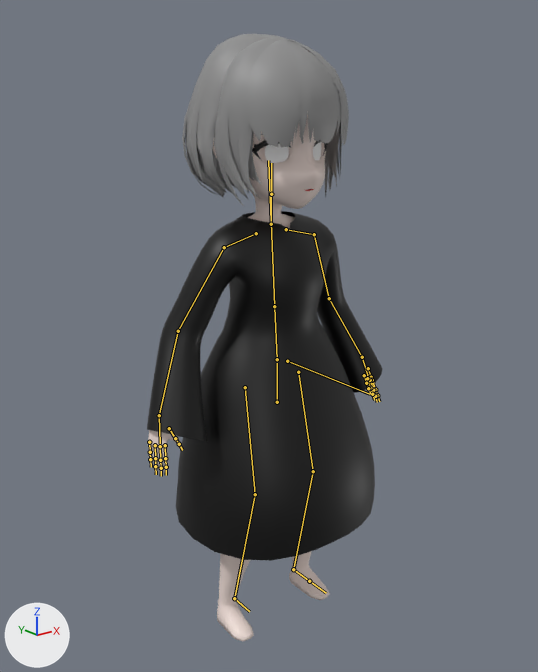
One commit to the FBX model HDB/Content/Asset/Character/Charactor.fbx: the scene before it, then after it.
One viewpoint serves both versions: a camera (50 mm lens) standing at (-0.952, -1.173, 1.147) and looking at (-0.007, 0.008, 0.674). The axes (+X, +Y, +Z) are drawn at lower left. The lights are the same throughout. The picture after the commit comes second. Both versions are drawn at the pose saved in each file; the numbers are the values there. The bones that change, and the others that lie on the model, are drawn over the model as lines.

In view in the first picture: 'HDB_Body', 'HDB_Cloth', 'HDB_Eye', 'HDB_HairBack', 'HDB_HairBang', 'HDB_HairFront', 'HDB_HairFront.001', 'HDB_Head'.
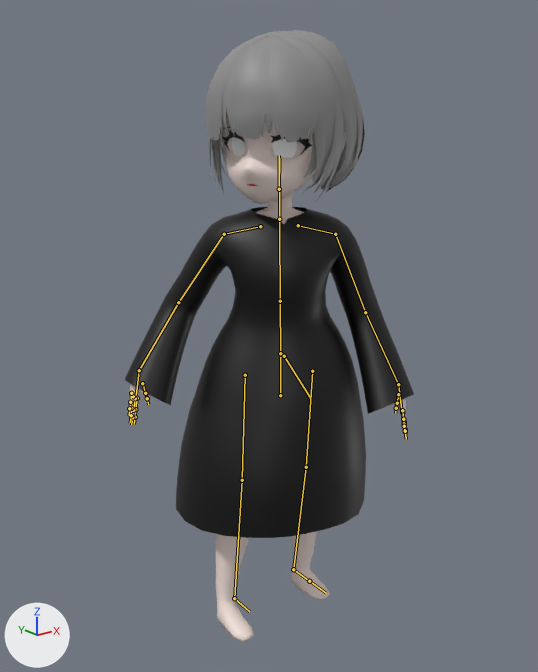
Scene script edits in JSON lines:
```json
{"block": "bone_center", "where": "bone_center = bpy.data.objects['HDB_Armature'].pose.bones['Center']  # child of 'Root'"}
{"op": "set", "path": "bone_center.location", "old": "(0.0, 1.2, 0.8)", "new": "(0.0, 0.0, 0.0)"}
{"op": "set", "path": "bone_center.rotation_quaternion", "old": "(1.0, 0.0, 0.0, 0.0)", "new": "(0.97, 0.0, 0.0, 0.243)", "note": "degrees (0, 0, 0) -> degrees (0, 0, 28)"}
{"block": "bone_upperleg_r", "where": "bone_upperleg_r = bpy.data.objects['HDB_Armature'].pose.bones['UpperLeg.R']  # child of 'Hip'"}
{"op": "set", "path": "bone_upperleg_r.rotation_quaternion", "old": "(0.999, 0.037, 0.003, -0.002)", "new": "(0.999, 0.028, -0.022, -0.017)", "note": "degrees (4, 0, 0) -> degrees (3, -2, -2)"}
{"block": "bone_lowerleg_r", "where": "bone_lowerleg_r = bpy.data.objects['HDB_Armature'].pose.bones['LowerLeg.R']  # child of 'UpperLeg.R'"}
{"op": "set", "path": "bone_lowerleg_r.rotation_quaternion", "old": "(0.996, -0.002, 0.0, -0.084)", "new": "(0.999, 0.001, 0.0, 0.032)", "note": "degrees (0, 0, -10) -> degrees (0, 0, 4)"}
{"block": "bone_foot_r", "where": "bone_foot_r = bpy.data.objects['HDB_Armature'].pose.bones['Foot.R']  # child of 'LowerLeg.R'"}
{"op": "set", "path": "bone_foot_r.rotation_quaternion", "old": "(0.999, -0.048, -0.001, -0.005)", "new": "(0.973, 0.053, 0.033, -0.221)", "note": "degrees (-5, 0, -1) -> degrees (5, 5, -25)"}
{"block": "bone_upperleg_l", "where": "bone_upperleg_l = bpy.data.objects['HDB_Armature'].pose.bones['UpperLeg.L']  # child of 'Hip'"}
{"op": "set", "path": "bone_upperleg_l.rotation_quaternion", "old": "(0.999, 0.037, -0.003, 0.002)", "new": "(0.997, -0.059, 0.0, -0.04)", "note": "degrees (4, 0, 0) -> degrees (-7, 0, -5)"}
{"block": "bone_lowerleg_l", "where": "bone_lowerleg_l = bpy.data.objects['HDB_Armature'].pose.bones['LowerLeg.L']  # child of 'UpperLeg.L'"}
{"op": "set", "path": "bone_lowerleg_l.rotation_quaternion", "old": "(0.996, -0.002, 0.0, 0.084)", "new": "(0.999, 0.001, 0.0, -0.047)", "note": "degrees (0, 0, 10) -> degrees (0, 0, -5)"}
{"block": "bone_foot_l", "where": "bone_foot_l = bpy.data.objects['HDB_Armature'].pose.bones['Foot.L']  # child of 'LowerLeg.L'"}
{"op": "set", "path": "bone_foot_l.rotation_quaternion", "old": "(0.999, -0.048, 0.001, 0.005)", "new": "(0.969, -0.021, 0.034, -0.245)", "note": "degrees (-5, 0, 1) -> degrees (-3, 3, -28)"}
{"block": "bone_neck", "where": "bone_neck = bpy.data.objects['HDB_Armature'].pose.bones['Neck']  # child of 'Chest'"}
{"op": "set", "path": "bone_neck.rotation_quaternion", "old": "(1.0, 0.0, 0.0, 0.0)", "new": "(0.945, 0.0, -0.328, 0.0)", "note": "degrees (0, 0, 0) -> degrees (0, -38, 0)"}
{"block": "bone_shoulder_r", "where": "bone_shoulder_r = bpy.data.objects['HDB_Armature'].pose.bones['Shoulder.R']  # child of 'Chest'"}
{"op": "set", "path": "bone_shoulder_r.rotation_quaternion", "old": "(1.0, 0.0, 0.0, 0.0)", "new": "(0.978, -0.203, 0.05, 0.0)", "note": "degrees (0, 0, 0) -> degrees (-23, 6, -1)"}
{"block": "bone_upperarm_r", "where": "bone_upperarm_r = bpy.data.objects['HDB_Armature'].pose.bones['UpperArm.R']  # child of 'Shoulder.R'"}
{"op": "set", "path": "bone_upperarm_r.rotation_quaternion", "old": "(0.833, -0.234, 0.179, 0.469)", "new": "(0.875, -0.09, 0.128, 0.458)", "note": "degrees (-15, 31, 55) -> degrees (-2, 18, 55)"}
{"block": "bone_lowerarm_r", "where": "bone_lowerarm_r = bpy.data.objects['HDB_Armature'].pose.bones['LowerArm.R']  # child of 'UpperArm.R'"}
{"op": "set", "path": "bone_lowerarm_r.rotation_quaternion", "old": "(0.979, 0.169, 0.0, 0.111)", "new": "(0.971, 0.201, 0.0, 0.132)", "note": "degrees (19, -2, 13) -> degrees (23, -3, 15)"}
{"block": "bone_hand_r", "where": "bone_hand_r = bpy.data.objects['HDB_Armature'].pose.bones['Hand.R']  # child of 'LowerArm.R'"}
{"op": "set", "path": "bone_hand_r.rotation_quaternion", "old": "(0.916, 0.014, -0.379, 0.133)", "new": "(0.894, -0.019, -0.408, 0.187)", "note": "degrees (-6, -44, 19) -> degrees (-16, -46, 30)"}
{"block": "bone_shoulder_l", "where": "bone_shoulder_l = bpy.data.objects['HDB_Armature'].pose.bones['Shoulder.L']  # child of 'Chest'"}
{"op": "set", "path": "bone_shoulder_l.rotation_quaternion", "old": "(1.0, 0.0, 0.0, 0.0)", "new": "(0.999, 0.042, 0.01, 0.0)", "note": "degrees (0, 0, 0) -> degrees (5, 1, 0)"}
{"block": "bone_upperarm_l", "where": "bone_upperarm_l = bpy.data.objects['HDB_Armature'].pose.bones['UpperArm.L']  # child of 'Shoulder.L'"}
{"op": "set", "path": "bone_upperarm_l.rotation_quaternion", "old": "(0.834, -0.231, -0.174, -0.47)", "new": "(0.796, -0.189, -0.235, -0.526)", "note": "degrees (-15, -31, -55) -> degrees (-4, -35, -66)"}
{"block": "bone_lowerarm_l", "where": "bone_lowerarm_l = bpy.data.objects['HDB_Armature'].pose.bones['LowerArm.L']  # child of 'UpperArm.L'"}
{"op": "set", "path": "bone_lowerarm_l.rotation_quaternion", "old": "(0.979, 0.169, 0.0, -0.111)", "new": "(0.974, 0.188, 0.0, -0.124)", "note": "degrees (19, 2, -13) -> degrees (22, 3, -14)"}
{"block": "bone_hand_l", "where": "bone_hand_l = bpy.data.objects['HDB_Armature'].pose.bones['Hand.L']  # child of 'LowerArm.L'"}
{"op": "set", "path": "bone_hand_l.rotation_quaternion", "old": "(0.918, 0.015, 0.374, -0.132)", "new": "(0.927, 0.032, 0.333, -0.171)", "note": "degrees (-6, 44, -19) -> degrees (-4, 39, -22)"}
```

Boxes (x1, y1, x2, y2) around the edits, measured in the pictures (538 x 672 px):
```json
{"object": "HDB_Cloth", "change": "posed", "before": [147, 211, 383, 561], "after": [125, 207, 414, 538], "on screen": "22% wider"}
{"object": "HDB_HairFront.001", "change": "posed", "before": [214, 37, 343, 206], "after": [208, 34, 345, 201], "on screen": "6% wider"}
{"object": "HDB_HairFront", "change": "posed", "before": [247, 39, 349, 147], "after": [205, 35, 319, 143], "on screen": "12% wider"}
{"object": "HDB_HairBack", "change": "posed", "before": [182, 34, 287, 197], "after": [221, 30, 365, 191]}
{"object": "HDB_Body", "change": "posed", "before": [148, 188, 380, 642], "after": [128, 191, 407, 642], "on screen": "20% wider"}
{"object": "HDB_Head", "change": "posed", "before": [213, 111, 327, 209], "after": [220, 45, 346, 204]}
{"object": "HDB_Eye", "change": "posed", "before": [265, 142, 321, 163], "after": [232, 137, 297, 158], "on screen": "16% wider"}
{"bone": "Center", "before": "(287, 361) to (369, 394)", "after": "(284, 356) to (310, 398)"}
{"bone": "UpperLeg.R", "before": "(245, 387) to (255, 494)", "after": "(245, 375) to (242, 480)"}
{"bone": "LowerLeg.R", "before": "(255, 494) to (234, 598)", "after": "(242, 480) to (234, 598)"}
{"bone": "UpperLeg.L", "before": "(298, 372) to (313, 471)", "after": "(312, 371) to (306, 467)"}
{"bone": "LowerLeg.L", "before": "(313, 471) to (293, 569)", "after": "(306, 467) to (293, 569)"}
{"bone": "Neck", "before": "(271, 224) to (271, 194)", "after": "(279, 219) to (279, 189)"}
{"bone": "Shoulder.R", "before": "(256, 233) to (224, 247)", "after": "(260, 226) to (224, 234)"}
{"bone": "UpperArm.R", "before": "(224, 247) to (178, 331)", "after": "(224, 234) to (178, 302)"}
{"bone": "LowerArm.R", "before": "(178, 331) to (159, 415)", "after": "(178, 302) to (139, 370)"}
{"bone": "Hand.R", "before": "(159, 415) to (160, 443)", "after": "(139, 370) to (136, 395)"}
{"bone": "Shoulder.L", "before": "(286, 229) to (314, 234)", "after": "(298, 225) to (335, 234)"}
{"bone": "UpperArm.L", "before": "(314, 234) to (329, 298)", "after": "(335, 234) to (365, 312)"}
{"bone": "LowerArm.L", "before": "(329, 298) to (362, 357)", "after": "(365, 312) to (398, 384)"}
{"bone": "Hand.L", "before": "(362, 357) to (368, 378)", "after": "(398, 384) to (401, 409)"}
```
